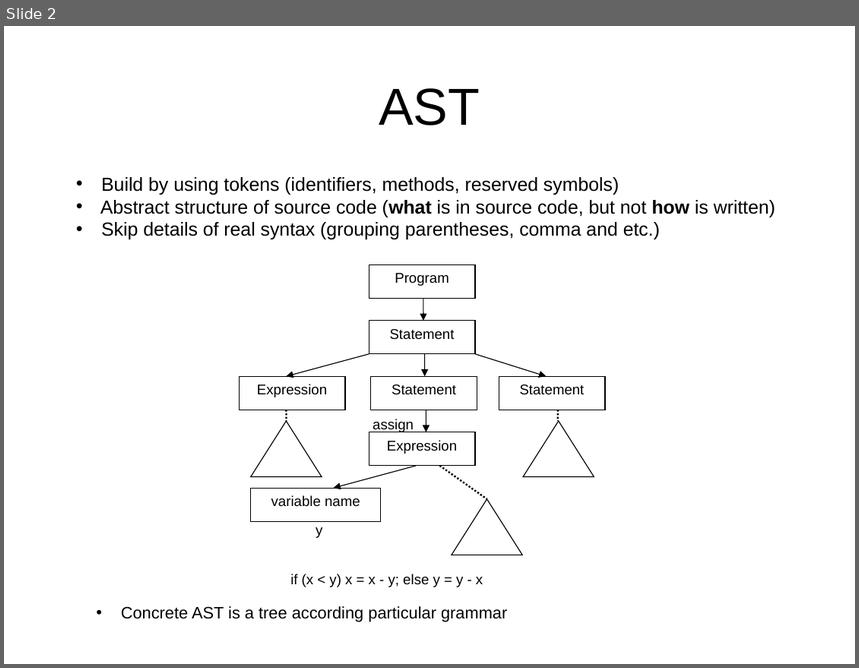
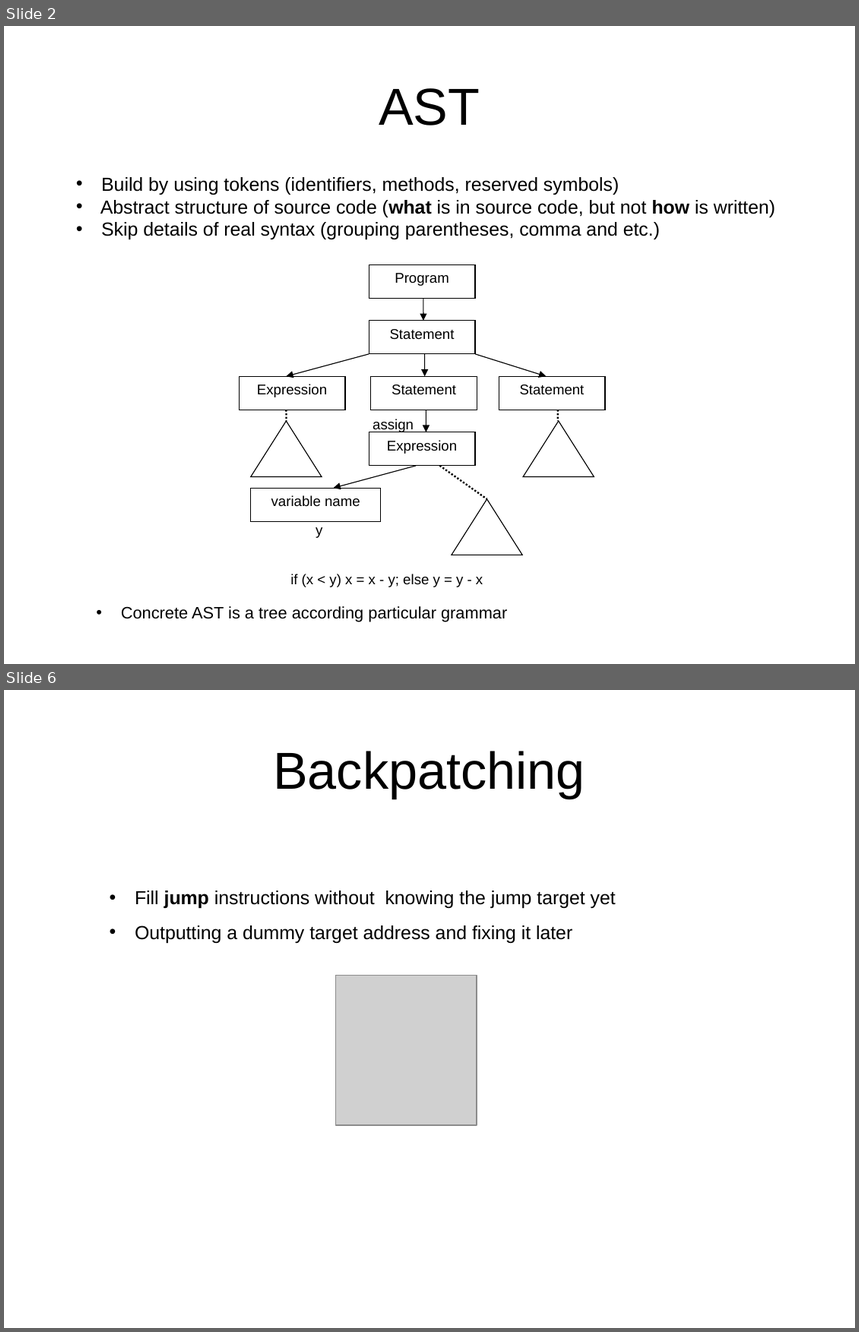
Before and after one commit to isurup/kalle-martin-group, a slide deck: SSE2/slides/2 Translation.ppt. Shown one above the other, each under a label of ours: slide 2 before the commit, slides 2 and 6 after it; the slides between them are not shown. The pictures are 859x668 and 859x1332 pixels, drawn with LibreOffice and Linux fonts; fonts in the diff are those of the drawing; grey boxes stand for pictures. Boxes give left, top, right and bottom in pixels: in the first picture for what was removed or moved away, otherwise in the second. Text is boxed around its words. In the diff, an @@ line names an element or a change of style, - is before the commit and + after.

```diff
--- a/SSE2/slides/2 Translation.ppt
+++ b/SSE2/slides/2 Translation.ppt
@@ slide 6 added at (x1=4, y1=690, x2=855, y2=1328), background #FFFFFF @@
@@ title added at (x1=273, y1=751, x2=585, y2=799), 44 pt, text #000000 @@
+Backpatching
@@ text added at (x1=135, y1=891, x2=616, y2=943), 16 pt, text #000000 @@
+• Fill jump instructions without knowing the jump target yet
+• Outputting a dummy target address and fixing it later
@@ picture added at (x1=336, y1=976, x2=477, y2=1125) @@
```
Also in this commit, not shown: 3 slides changed, 2 other slides added, 1 slide removed.
